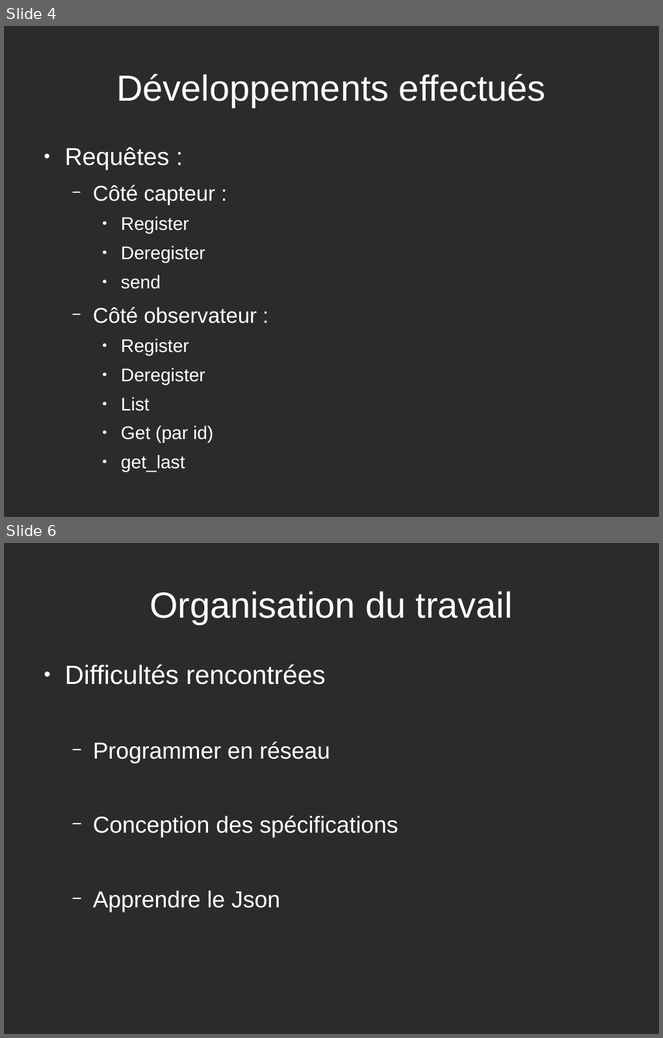
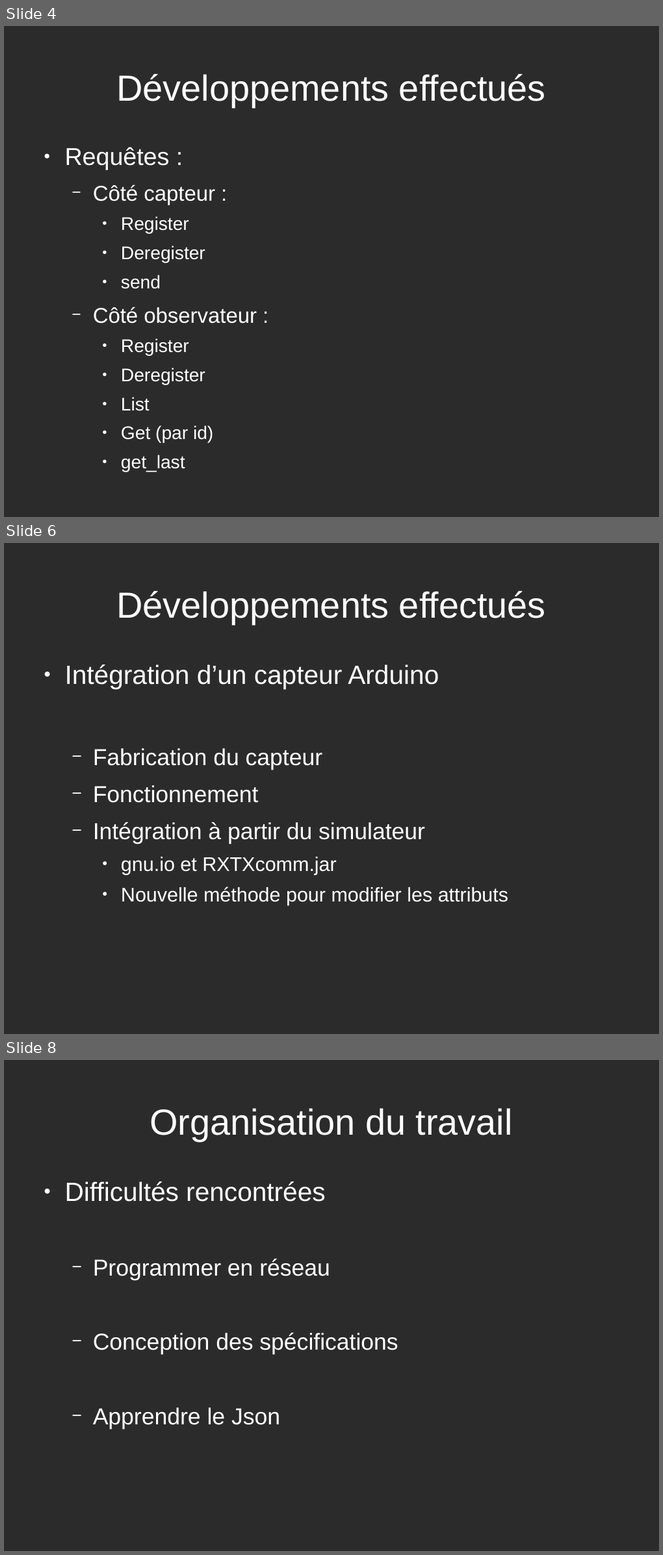
Before and after one commit to rrhardy/projet_techno_grp_5, a slide deck: transparents.odp. Shown one above the other, each under a label of ours: slides 4 and 6 before the commit, slides 4, 6 and 8 after it; the slides between them are not shown. The pictures are 663x1038 and 663x1555 pixels, drawn with LibreOffice and Linux fonts; fonts in the diff are those of the drawing; background and template pictures are left out; a plain dark background stands for a picture behind light text. Boxes give left, top, right and bottom in pixels: in the first picture for what was removed or moved away, otherwise in the second. Text is boxed around its words. In the diff, an @@ line names an element or a change of style, - is before the commit and + after.

```diff
--- a/transparents.odp
+++ b/transparents.odp
@@ slide 6 added at (4, 543, 659, 1034), background picture (left out) @@
@@ title added at (116, 591, 546, 624), 44 pt, text #FFFFFF @@
+Développements effectués
@@ text added at (65, 665, 508, 906), 28 pt, text #FFFFFF @@
+● Intégration d’un capteur Arduino
+  − Fabrication du capteur
+  − Fonctionnement
+  − Intégration à partir du simulateur
+    ● gnu.io et RXTXcomm.jar
+    ● Nouvelle méthode pour modifier les attributs
@@ what was slide 6 is now slide 8 @@
```
Also in this commit, not shown: 1 slide changed, 1 other slide added, 3 other files.
